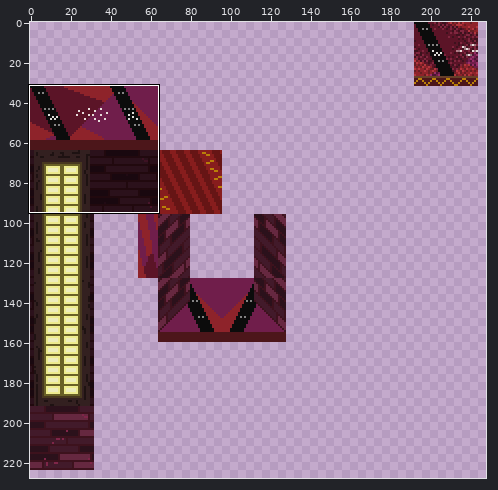
Sprite sheet -- CasaDesDiamantes/sprites/casinoTiles_spr/bb3e8b84-eab5-430d-8bc8-ff7350229e38.png. The picture above shows the old version from afar; the outline marks the close-up.
Close-up. Before:
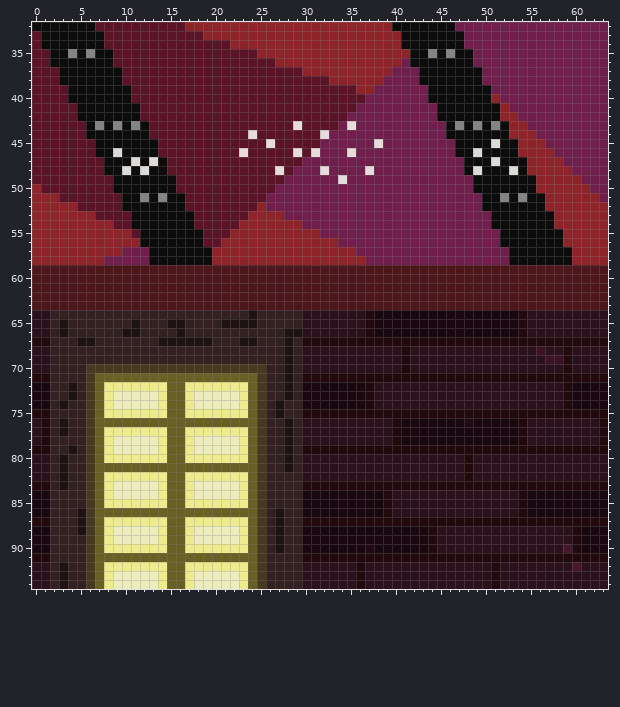
The file is 256x256 pixels. Colours within 5 levels of each other are drawn and written as one. Shown: x 0..63, y 32..94. The wide view leaves out empty margins. The commit also changed other parts of the picture, which this record leaves out.
The same view after the edit:
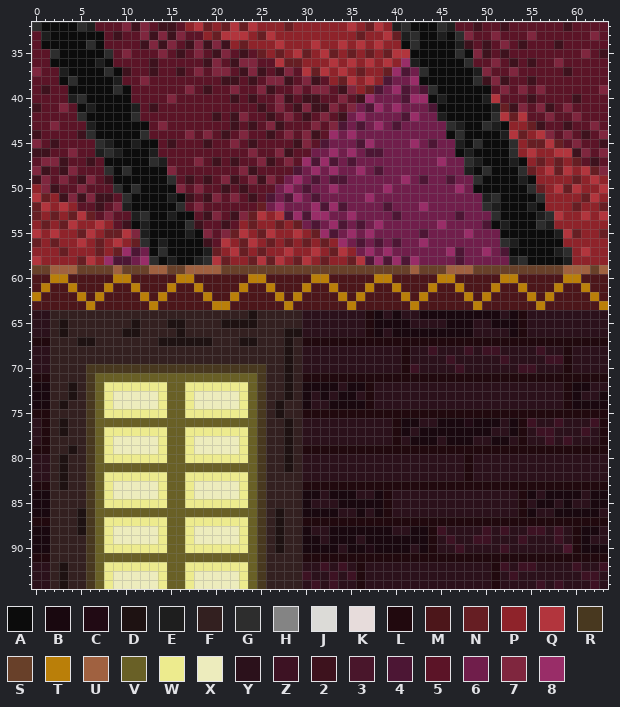
Palette (. is transparent): A #0c0c0c  B #19080f  C #210a14  D #1e1212  E #1e1e1e  F #332020  G #2d2d2d  H #848484  J #dcdbd7  K #e7dcdb  L #21090e  M #4c161a  N #661e23  P #8e232a  Q #b2353d  R #48381f  S #684029  T #ba7f09  U #a06140  V #696026  W #edeb8e  X #edecbd  Y #2b111b  Z #3d1223  2 #3d121d  3 #49162b  4 #4c1634  5 #5b1427  6 #701e4b  7 #7f263e  8 #992d68
Difference:
Changed rows in their new state; - is an unchanged pixel.
first column x 0:
32 G----GE---727-22--QN-NQNQ---N------Q-NQ-EG---GE55255255555525555
33 -E-------2--72727---NQQQ-NQ---------N--QNEG--E-G7557555755555575
34 ------G-----2727-27272-N---Q---Q--Q-Q-Q---G----E2525752555255555
35 --G-A-A-G-7---7-2-7-27-2-N-N-QN-QN-N-N-NQQ--A-AG-725255555555752
36 -------E-----2-----27-277--QNN---Q-Q-Q-Q-8E-----G557525255755555
37 7--E----G-2--2--2-7-77-272-27-QNQ-Q-N--N84-G-----E75575555525555
38 ----G----E--7--------22-2-772-72--NQ-Q-4--8------G27255255555555
39 -2-------G-------7-2--7--72--7-77-27-N4-84-4G------5757575555557
40 ----EG---------7------2-2--72-22--7-28---488-E----EQ555255552555
41 2--7--E----E-2-----------2-7-27227-7-48-8---4------EN27572575555
42 -----G-----G--------2-27--2-7-2-7-2-8----48--E-----GQNQ557557555
43 --7---EA-A-A--7-------2-2-72-5-7-7464-8-4-----GE-AGE---N25525575
44 2----2G-----G----7-7-2-75-2-7-7258-8-----------G----EQN-Q7575257
45 7-2----GE--E---2---2--7-2-5--27-4---486---8-4--E-G-A-G-NNQN57552
46 22--7--EGE---E---------57--725-6-8-8-44---------EA---G-Q--QQ2757
47 -772--2----A-GE---7-2-2--72-7-8484-4---------8--GE-A-E--N-NPN525
48 72-27---G-G-A--7-------72--5-4-868--864---------EAG--AGN-QNQPQN7
49 27-7-27-2------G-2-2-72-727--8-4-44------8-4--4--G----E-----NPQP
50 -72--7---G-G----7-7--2-2----8-4--8-----8-------8-------GN-QNQ-PQ
51 QN-272722-G-A-AE-2-27-7-2-4-48-4-----8------------EGA-A-G----NQP
52 NQ-Q---2-7E-----G-7------N-8---8484----4---8------GE---E----N--N
53 N-N-NQN-7--EG--E---27-27NQ-Q48488--8----4------4---G----EGQ--Q-Q
54 -N-NQ--Q--2-E----G2--2--N--N-N-4-84-4-8------8----4-E---GE------
55 Q-Q--NQ-NNQ7E----E-7-7NQ-NQ--Q-N84-8-8-----4----8---------EQN--N
56 N-N--Q-N-Q-NG-E----2-Q-NQ-N-N-N-N-8-4-4-4--8--------GE----------
57 ---N---N-N84--G----EN-QN-N--Q--Q-NQ--8-8------84--8-4-----EG-Q--
58 Q----NQ-844-8G-E--EGQN--NQNQ-NQ-N--NQ484848----4-----EG----E----
59 SSUUUSSSSUSSSUUSSUUUUSSSSSSSSSSSSSSSSSSSSSUSSSUUUSSSSSSSSSSUUUSU
60 --TT-----TT-----TT------TT-----TT-----TT-----TT-----TT-----TT---
61 -T--T---T--T---T--T----T--T---T--T---T--T---T--T---T--T---T--T--
62 T----T-T----T-T----T--T----T-T----T-T----T-T----T-T----T-T----T-
63 ------T------T------TT------T------T------T------T------T------T
64 ---------------------------------------Y-YY---------Y-----------
65 ------------------------------------------YYYY---YY-------------
66 ---------------------------------------Y---------YYYY-----------
68 --------------------------------------------Z---Z-ZZ------------
69 ----------------------------------------------Z-----Z-----------
70 ------------------------------------------Z----Z------ZZ--------
72 ----------------------------------Y---------------------------YY
73 -------------------------------Y-Y--Y------------------------YY-
74 -------------------------------YY-------------------------------
76 -------------------------------------------YY-------Y--Z--Z---Z-
77 ------------------------------------------Y--------YY---ZZ---Z--
78 -----------------------------------------Y---Y---YY--Y---Z-Z----
first column x 30:
84 --Y---YY------------------Y----Y--
85 -YYY---------------------Y--Y-YY--
86 ----YY-Y------------------YY-----Y
88 -YY-------YY---Z----Z-Z--ZZ-Z----Y
89 --Y---Y---------Z--ZZ---Z---Z---YY
90 ----Y-------Y----Z----Z-----------
92 --Z-Z-----------------Z-ZZ----Z--Z
93 Z--Z-Z-----------------Z-------ZZ-
94 -Z-Z----------------------Z-Z---Z-
Where, in picture pixels (left, top, right, bottom), the same in both close-ups:
changed: (32, 22, 608, 373)
changed: (311, 382, 365, 409)
changed: (401, 382, 608, 445)
changed: (302, 490, 608, 589)
